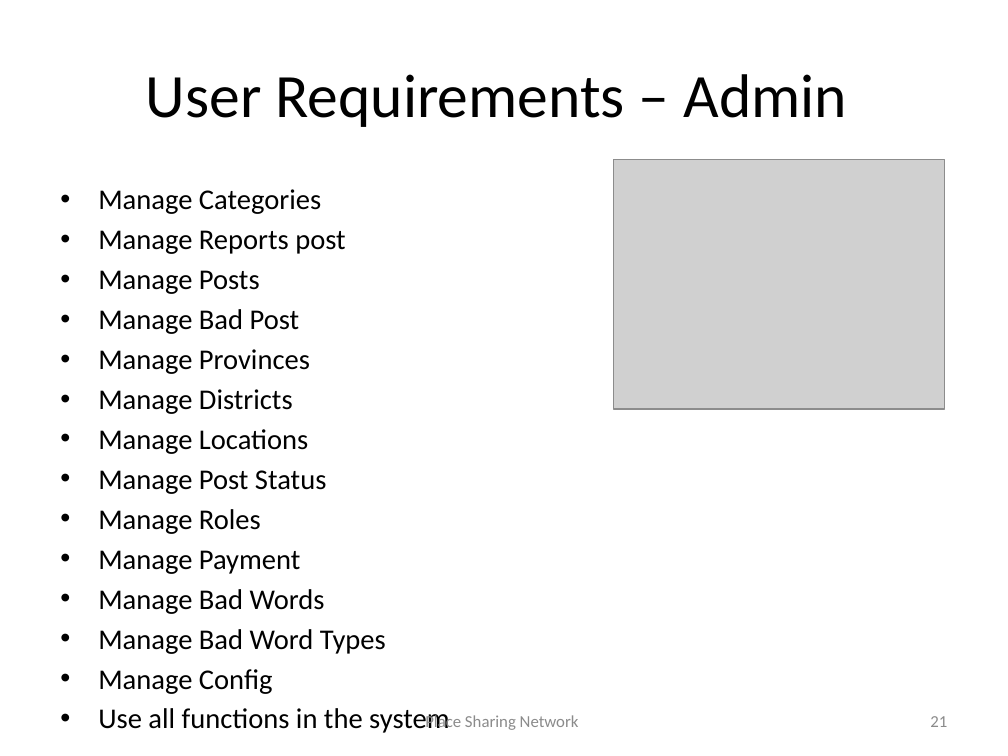
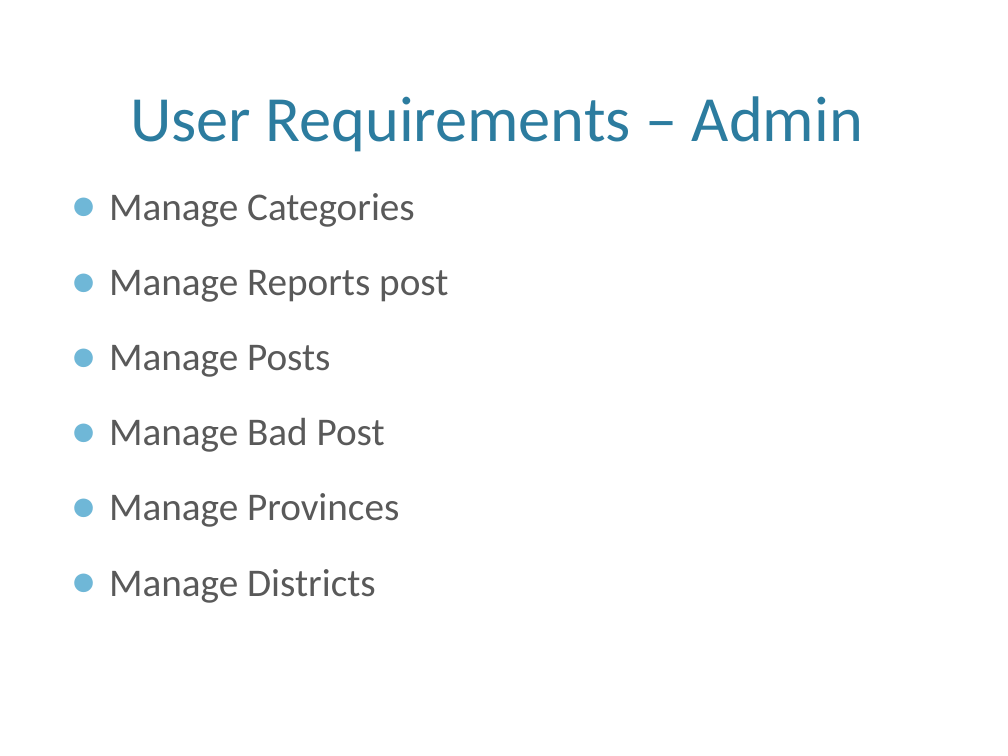
Before and after one commit to hungqcao/Rental-House-Finding, a slide deck: slide 21 of Document/Documentation/Final Document & Report/RHF_Presentation.pptx. Drawn at 1008x756 pixels with LibreOffice and Linux fonts; fonts in the diff are those of the drawing; grey boxes stand for pictures; background and template pictures are left out. Boxes give left, top, right and bottom in pixels: in the first picture for what was removed or moved away, otherwise in the second. Text is boxed around its words. In the diff, an @@ line names an element or a change of style, - is before the commit and + after.

```diff
--- a/Document/Documentation/Final Document & Report/RHF_Presentation.pptx
+++ b/Document/Documentation/Final Document & Report/RHF_Presentation.pptx
@@ title "User Requirements – Admin": place and size @@
-title "User Requirements – Admin" at <box>146,74,847,127</box>
+title "User Requirements – Admin" at <box>130,96,863,152</box>
@@ title "User Requirements – Admin" at <box>130,96,863,152</box>: size 44 to 46 pt, text colour #000000 to #2C7C9F; vertical alignment middle to bottom @@
@@ text "Manage Categories": place and size @@
-text "Manage Categories" at <box>98,189,449,733</box>
+text "Manage Categories" at <box>109,193,448,603</box>
@@ text "Manage Categories" at <box>109,193,448,603</box>: size 20.4 to 28 pt, text colour #000000 to #595959; bullet • to ●; more space between paragraphs @@
@@ picture removed at <box>613,159,944,408</box> @@
@@ text at <box>98,429,449,733</box>: paragraphs removed @@
-• Manage Locations
-• Manage Post Status
-• Manage Roles
-• Manage Payment
-• Manage Bad Words
-• Manage Bad Word Types
-• Manage Config
-• Use all functions in the system
@@ text removed at <box>425,714,579,730</box> @@
-Place Sharing Network
@@ page number removed at <box>930,716,947,727</box> @@
-21
```
Also in this commit, not shown: 24 other slides changed, 12 slides added, 12 slides removed, 1 other file.
